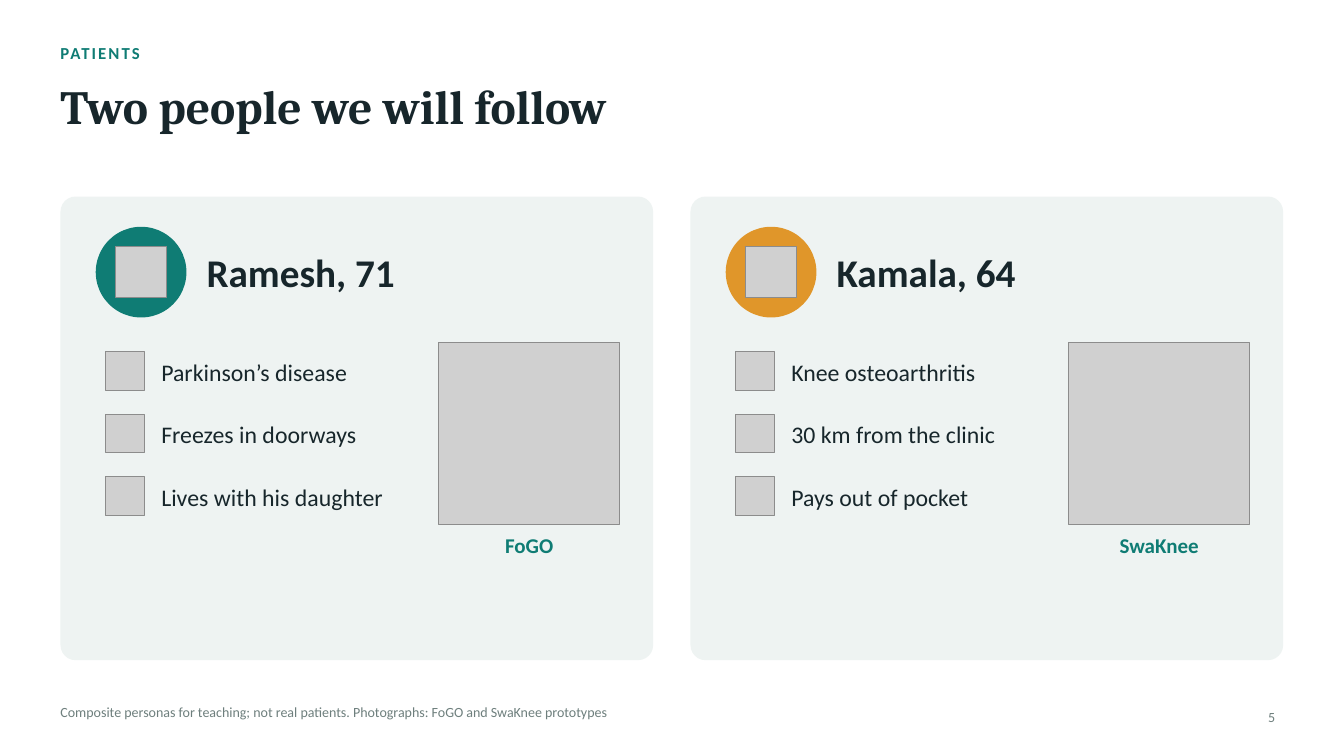
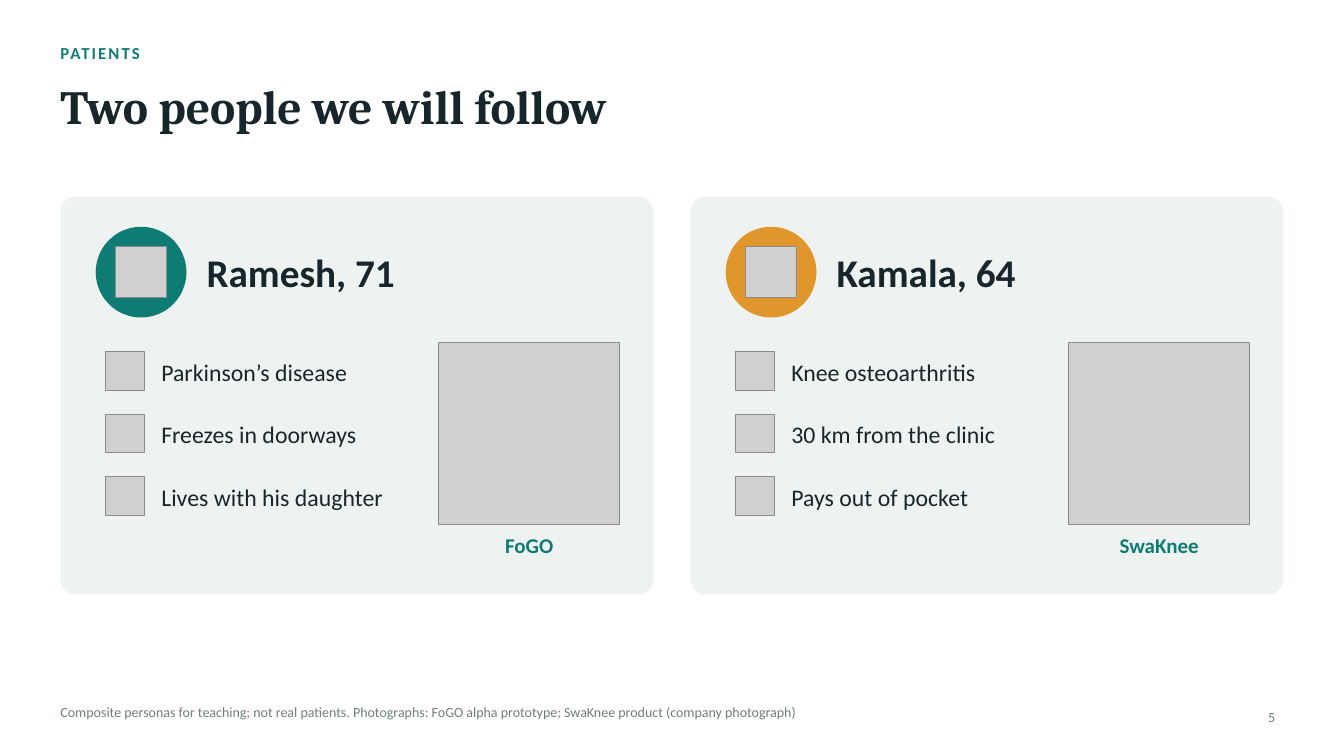
Before and after one commit to ivikasjha/claude, a slide deck: slide 5 of deck/From_Innovation_to_Patient_Impact.pptx. Drawn at 1344x756 pixels with LibreOffice and Linux fonts; fonts in the diff are those of the drawing; grey boxes stand for pictures. Boxes give left, top, right and bottom in pixels: in the first picture for what was removed or moved away, otherwise in the second. Text is boxed around its words. In the diff, an @@ line names an element or a change of style, - is before the commit and + after.

```diff
--- a/deck/From_Innovation_to_Patient_Impact.pptx
+++ b/deck/From_Innovation_to_Patient_Impact.pptx
@@ rounded rectangle: place and size @@
-rounded rectangle at [60, 197, 653, 660]
+rounded rectangle at [60, 197, 653, 595]
@@ rounded rectangle at [60, 197, 653, 595]: proportions changed @@
@@ rounded rectangle at [691, 197, 1284, 595]: proportions changed @@
@@ rounded rectangle: place and size @@
-rounded rectangle at [691, 197, 1284, 660]
+rounded rectangle at [691, 197, 1284, 595]
@@ text at [60, 707, 796, 720]: text changed @@
-Composite personas for teaching; not real patients. Photographs: FoGO and SwaKnee prototypes
+Composite personas for teaching; not real patients. Photographs: FoGO alpha prototype; SwaKnee product (company photograph)
```
Also in this commit, not shown: 34 other slides changed, 1 slide removed, 37 other files.
